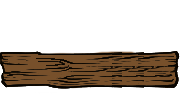
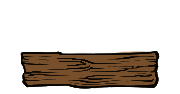
Layered file, before and after one edit (180x94). Changes by layer:
hid group "plank_long" (3 layers) over [0, 51, 180, 89]
showed group "Plank" (3 layers) over [20, 51, 165, 89]
